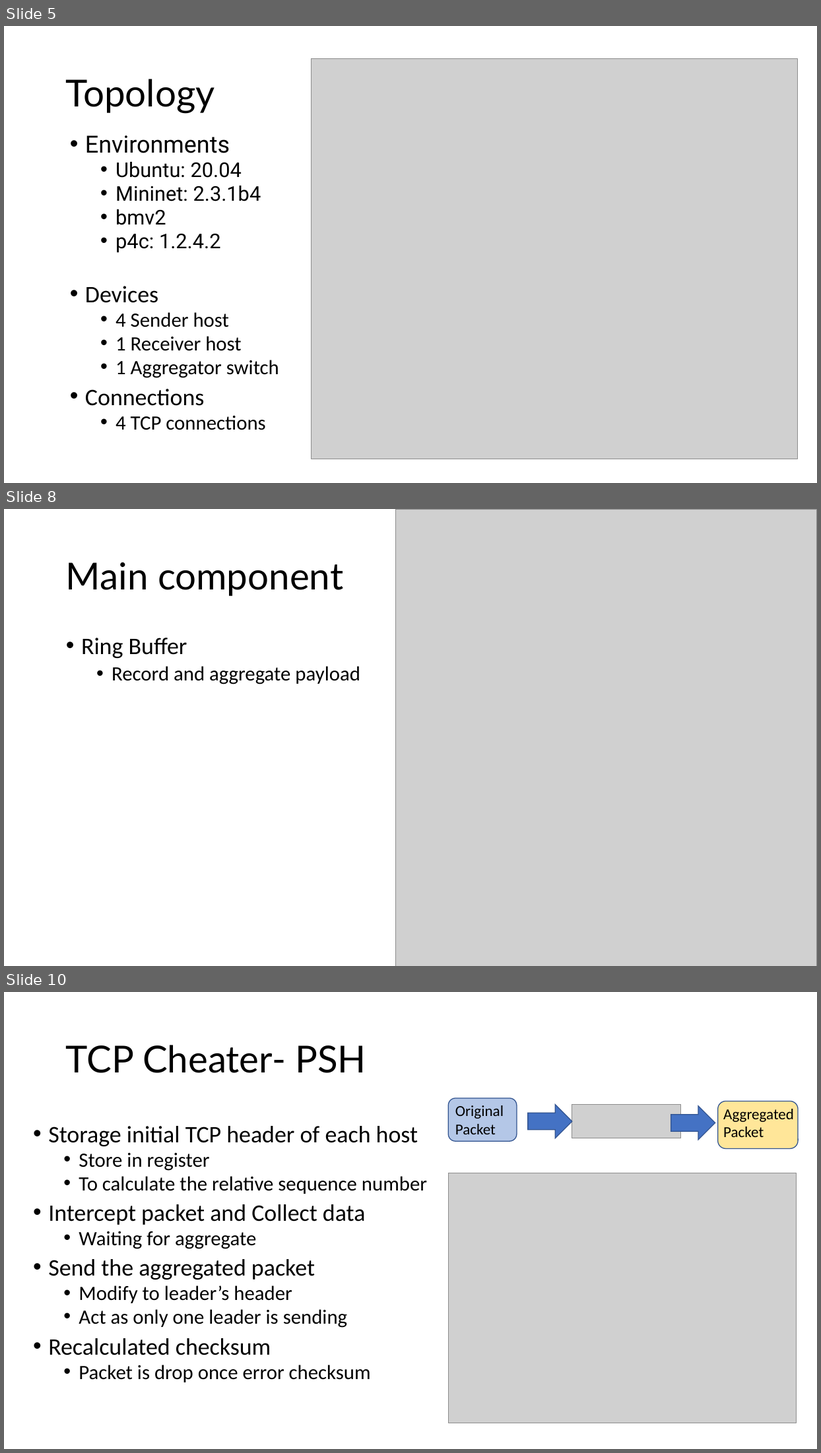
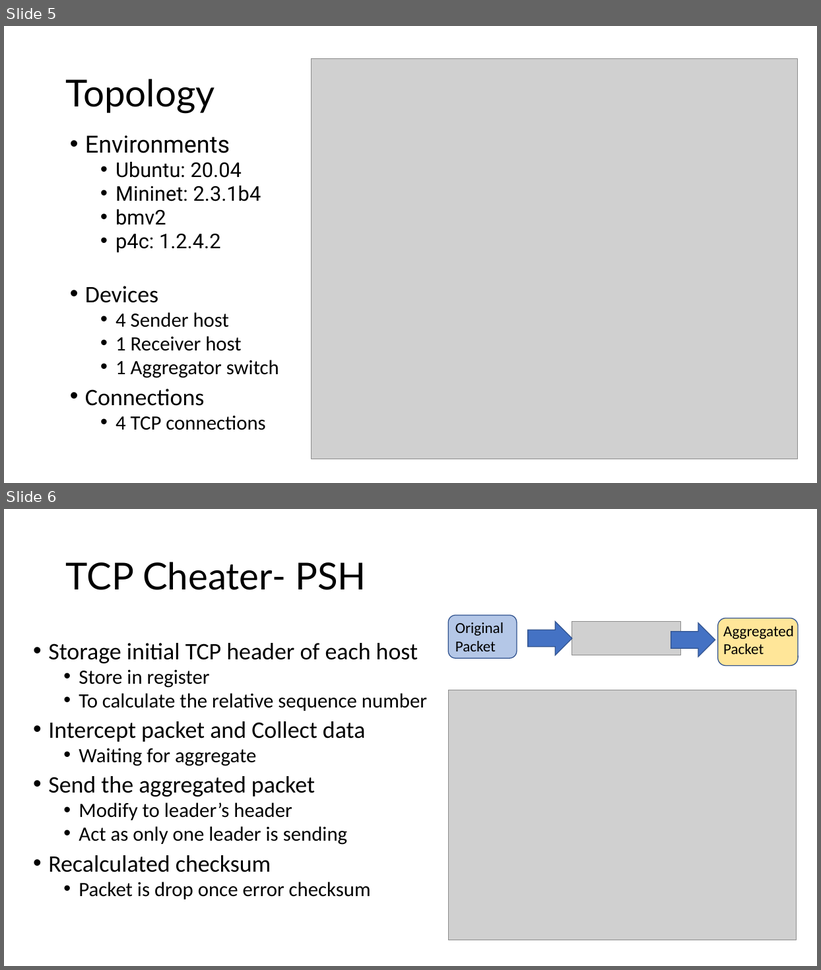
Before and after one commit to LittleD3092/reliable-in-network-aggregation, a slide deck: report.pptx. Shown one above the other, each under a label of ours: slides 5, 8 and 10 before the commit, slides 5 and 6 after it; the slides between them are not shown. The pictures are 821x1453 and 821x970 pixels, drawn with LibreOffice and Linux fonts; fonts in the diff are those of the drawing; grey boxes stand for pictures. Boxes give left, top, right and bottom in pixels: in the first picture for what was removed or moved away, otherwise in the second. Text is boxed around its words. In the diff, an @@ line names an element or a change of style, - is before the commit and + after.

```diff
--- a/report.pptx
+++ b/report.pptx
@@ slide 8 removed at (4, 509, 817, 966), background #FFFFFF @@
@@ picture removed at (395, 509, 817, 966) @@
@@ title removed at (66, 562, 343, 596) @@
-Main component
@@ text removed at (81, 638, 360, 685) @@
-• Ring Buffer
-  • Record and aggregate payload
@@ what was slide 10 is now slide 6 @@
```
Also in this commit, not shown: 3 other slides removed.
